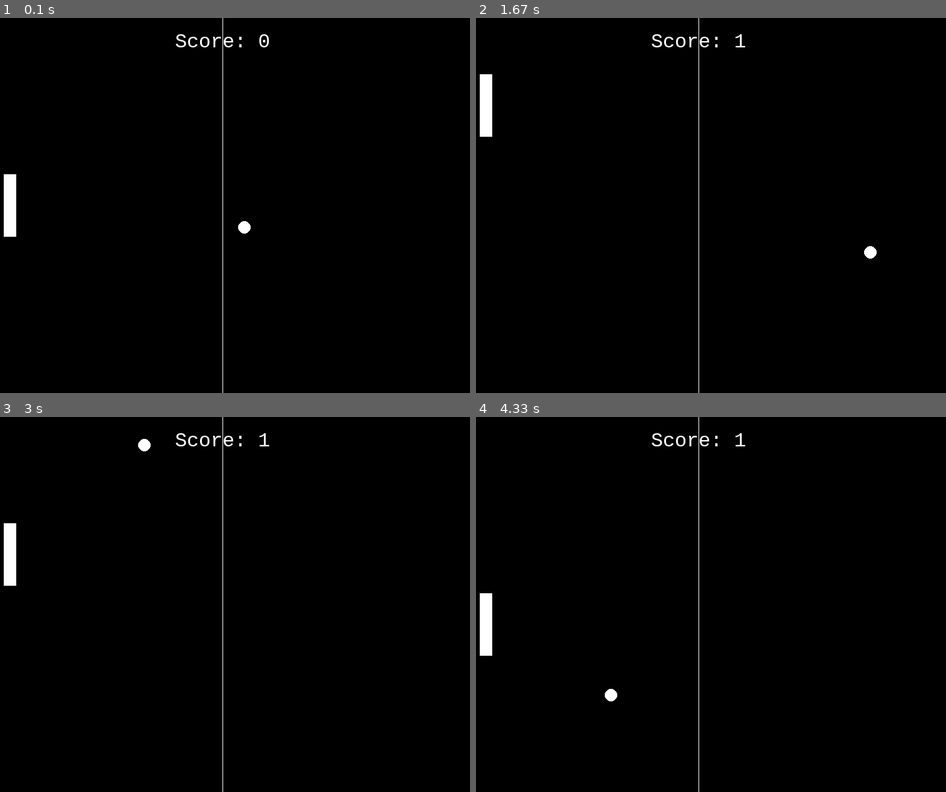
Above: before the commit, frames 1-4 (two rows, left to right).
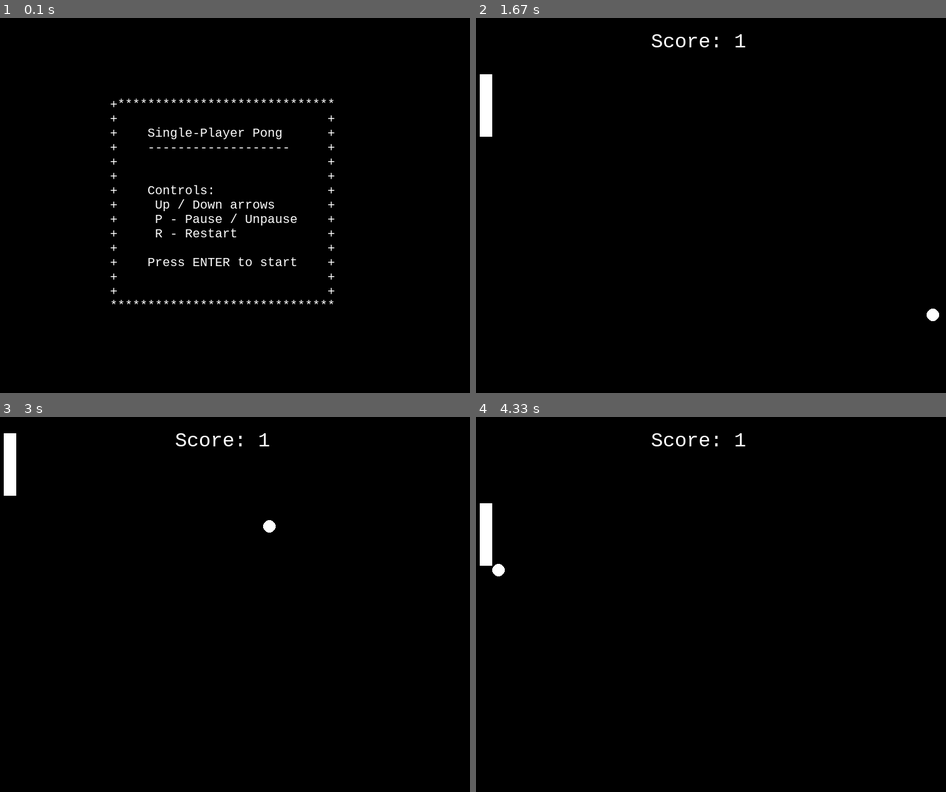
Above: after the commit, the same moments.

Repository: KapX09/Games
Game: pygame game, started from pingpong/pygame.py
Two runs of this game, one before a commit and one after it. Both use one fixed random seed, a clock stepped at 60 frames per second and the inputs below.
Inputs:
- Up to frame 1 (0.1 s): no input
- Up to frame 2 (1.67 s): tap Enter at 0.33 s; hold Up 0.67-1.13 s; hold Down 1.17-1.47 s; hold Up from 1.5 s (still down)
- Up to frame 3 (3 s): release Up at 1.87 s; hold Down 1.9-2.27 s; hold Up 2.3-2.6 s; hold P 2.63-2.93 s; hold Down 2.63-2.93 s; hold P from 2.97 s (still down)
- Up to frame 4 (4.33 s): release P at 3.27 s; hold Down 3.3-3.6 s; hold Up 3.63-4 s; hold Down from 4.03 s (still down)

The runs differ from the first frame. In frame 1, 2.7% of the frame differs, in the area x 0-72%, y 0-100%; in frame 2, 0.3%; in frame 3, 1.2%; in frame 4, 1.2%.

Commit message:
final pygame.py

Diff:
--- a/pingpong/pygame.py
+++ b/pingpong/pygame.py
@@ -1,10 +1,9 @@
 import pygame
 import sys
 
-# Initialize Pygame
 pygame.init()
 
-# Screen settings
+# Screen setup
 WIDTH, HEIGHT = 800, 600
 WIN = pygame.display.set_mode((WIDTH, HEIGHT))
 pygame.display.set_caption("Single Player Pong")
@@ -12,93 +11,170 @@
 # Colors
 WHITE = (255, 255, 255)
 BLACK = (0, 0, 0)
+DARK_GRAY = (30, 30, 30)
 
-# Paddle
+# Paddle setup
 PADDLE_WIDTH, PADDLE_HEIGHT = 20, 100
-paddle = pygame.Rect(50, HEIGHT // 2 - PADDLE_HEIGHT // 2, PADDLE_WIDTH, PADDLE_HEIGHT)
 PADDLE_SPEED = 8
 
-# Ball
+# Ball setup
 BALL_SIZE = 20
-ball = pygame.Rect(WIDTH // 2, HEIGHT // 2, BALL_SIZE, BALL_SIZE)
+MAX_SPEED = 12
+SPEED_INCREASE_FACTOR = 1.03
+
+# Font
+font = pygame.font.SysFont("Courier", 32)
+
+clock = pygame.time.Clock()
+
+def draw_instructions_screen():
+    WIN.fill(BLACK)
+    small_font = pygame.font.SysFont("Courier", 20)
+
+    # Full box lines that cover instructions inside
+    box_lines = [
+        "+*****************************",
+        "+                            +",
+        "+    Single-Player Pong      +",
+        "+    -------------------     +",
+        "+                            +",
+        "+                            +",
+        "+    Controls:               +",
+        "+     Up / Down arrows       +",
+        "+     P - Pause / Unpause    +",
+        "+     R - Restart            +",
+        "+                            +",
+        "+    Press ENTER to start    +",
+        "+                            +",
+        "+                            +",
+        "******************************"
+        ]
+
+    line_height = small_font.get_height()
+    total_height = line_height * len(box_lines)
+    start_y = (HEIGHT - total_height) // 2  # vertical center
+
+    for i, line in enumerate(box_lines):
+        text_surface = small_font.render(line, True, WHITE)
+        line_width = text_surface.get_width()
+        start_x = (WIDTH - line_width) // 2  # horizontal center per line
+        WIN.blit(text_surface, (start_x, start_y + i * line_height))
+
+    pygame.display.flip()
+
+
+def reset_game():
+    global paddle, ball, ball_dx, ball_dy, score, hit_count, game_over, paused
+    paddle = pygame.Rect(50, HEIGHT // 2 - PADDLE_HEIGHT // 2, PADDLE_WIDTH, PADDLE_HEIGHT)
+    ball = pygame.Rect(WIDTH // 2, HEIGHT // 2, BALL_SIZE, BALL_SIZE)
+    ball_dx = 5
+    ball_dy = 5
+    score = 0
+    hit_count = 0
+    game_over = False
+    paused = False
+
+# Initialize game variables
+paused = False
+game_over = False
+score = 0
+hit_count = 0
 ball_dx = 5
 ball_dy = 5
 
-# Score
-score = 0
-font = pygame.font.SysFont("Courier", 32)
+# Create paddle and ball Rects
+paddle = pygame.Rect(50, HEIGHT // 2 - PADDLE_HEIGHT // 2, PADDLE_WIDTH, PADDLE_HEIGHT)
+ball = pygame.Rect(WIDTH // 2, HEIGHT // 2, BALL_SIZE, BALL_SIZE)
 
-# Speed control
-hit_count = 0
-SPEED_INCREASE_FACTOR = 1.03
-MAX_SPEED = 12
+# Start screen flag
+start_screen = True
 
-# Clock
-clock = pygame.time.Clock()
-
-# Game loop
+# Main loop
 running = True
 while running:
-    clock.tick(60)  # 60 FPS
+    clock.tick(60)
+
+    if start_screen:
+        draw_instructions_screen()
+        for event in pygame.event.get():
+            if event.type == pygame.QUIT:
+                running = False
+            if event.type == pygame.KEYDOWN:
+                if event.key == pygame.K_RETURN:
+                    start_screen = False
+                    reset_game()
+        continue
+
+    # Game screen logic
     WIN.fill(BLACK)
 
-    # Event handling
     for event in pygame.event.get():
         if event.type == pygame.QUIT:
             running = False
 
-    # Paddle movement
+        if event.type == pygame.KEYDOWN:
+            # Pause/unpause
+            if event.key == pygame.K_p and not game_over:
+                paused = not paused
+            # Restart game
+            if event.key == pygame.K_r and game_over:
+                reset_game()
+
     keys = pygame.key.get_pressed()
-    if keys[pygame.K_UP] and paddle.top > 0:
-        paddle.y -= PADDLE_SPEED
-    if keys[pygame.K_DOWN] and paddle.bottom < HEIGHT:
-        paddle.y += PADDLE_SPEED
+    if not paused and not game_over:
+        # Paddle movement
+        if keys[pygame.K_UP] and paddle.top > 0:
+            paddle.y -= PADDLE_SPEED
+        if keys[pygame.K_DOWN] and paddle.bottom < HEIGHT:
+            paddle.y += PADDLE_SPEED
 
-    # Move ball
-    ball.x += ball_dx
-    ball.y += ball_dy
+        # Ball movement
+        ball.x += ball_dx
+        ball.y += ball_dy
 
-    # Bounce off top and bottom
-    if ball.top <= 0 or ball.bottom >= HEIGHT:
-        ball_dy *= -1
+        # Bounce off top/bottom
+        if ball.top <= 0 or ball.bottom >= HEIGHT:
+            ball_dy *= -1
 
-    # Bounce off right wall (score)
-    if ball.right >= WIDTH:
-        ball_dx *= -1
-        score += 1
+        # Bounce off right wall
+        if ball.right >= WIDTH:
+            ball.right = WIDTH
+            ball_dx *= -1
+            score += 1
 
-    # Collision with paddle
-    if ball.colliderect(paddle):
-        ball.left = paddle.right
-        ball_dx *= -1
-        hit_count += 1
+        # Paddle collision
+        if ball.colliderect(paddle):
+            ball.left = paddle.right
+            ball_dx *= -1
+            hit_count += 1
 
-        if hit_count % 5 == 0 and abs(ball_dx) < MAX_SPEED:
-            ball_dx *= SPEED_INCREASE_FACTOR
-            ball_dy *= SPEED_INCREASE_FACTOR
+            if hit_count % 5 == 0 and abs(ball_dx) < MAX_SPEED:
+                ball_dx *= SPEED_INCREASE_FACTOR
+                ball_dy *= SPEED_INCREASE_FACTOR
 
-    # Missed the ball (game over)
-    if ball.left <= 0:
-        running = False
+        # Game over if missed
+        if ball.left <= 0:
+            game_over = True
 
-    # Draw everything
+    # Draw paddle and ball
     pygame.draw.rect(WIN, WHITE, paddle)
     pygame.draw.ellipse(WIN, WHITE, ball)
-    pygame.draw.line(WIN, WHITE, (WIDTH // 2, 0), (WIDTH // 2, HEIGHT), 1)
 
+    # Draw score
     score_text = font.render(f"Score: {score}", True, WHITE)
     WIN.blit(score_text, (WIDTH // 2 - score_text.get_width() // 2, 20))
 
+    # Pause message
+    if paused:
+        pause_text = font.render("PAUSED", True, WHITE)
+        WIN.blit(pause_text, (WIDTH // 2 - pause_text.get_width() // 2, HEIGHT // 2 - 20))
+
+    # Game over message
+    if game_over:
+        game_over_text = font.render("Game Over! Press R to Restart", True, WHITE)
+        WIN.blit(game_over_text, (WIDTH // 2 - game_over_text.get_width() // 2, HEIGHT // 2))
+
     pygame.display.flip()
-
-# Game over screen
-WIN.fill(BLACK)
-game_over_text = font.render("Game Over!", True, WHITE)
-score_text = font.render(f"Final Score: {score}", True, WHITE)
-WIN.blit(game_over_text, (WIDTH // 2 - game_over_text.get_width() // 2, HEIGHT // 2 - 40))
-WIN.blit(score_text, (WIDTH // 2 - score_text.get_width() // 2, HEIGHT // 2 + 10))
-pygame.display.flip()
-pygame.time.wait(3000)
 
 pygame.quit()
 sys.exit()
